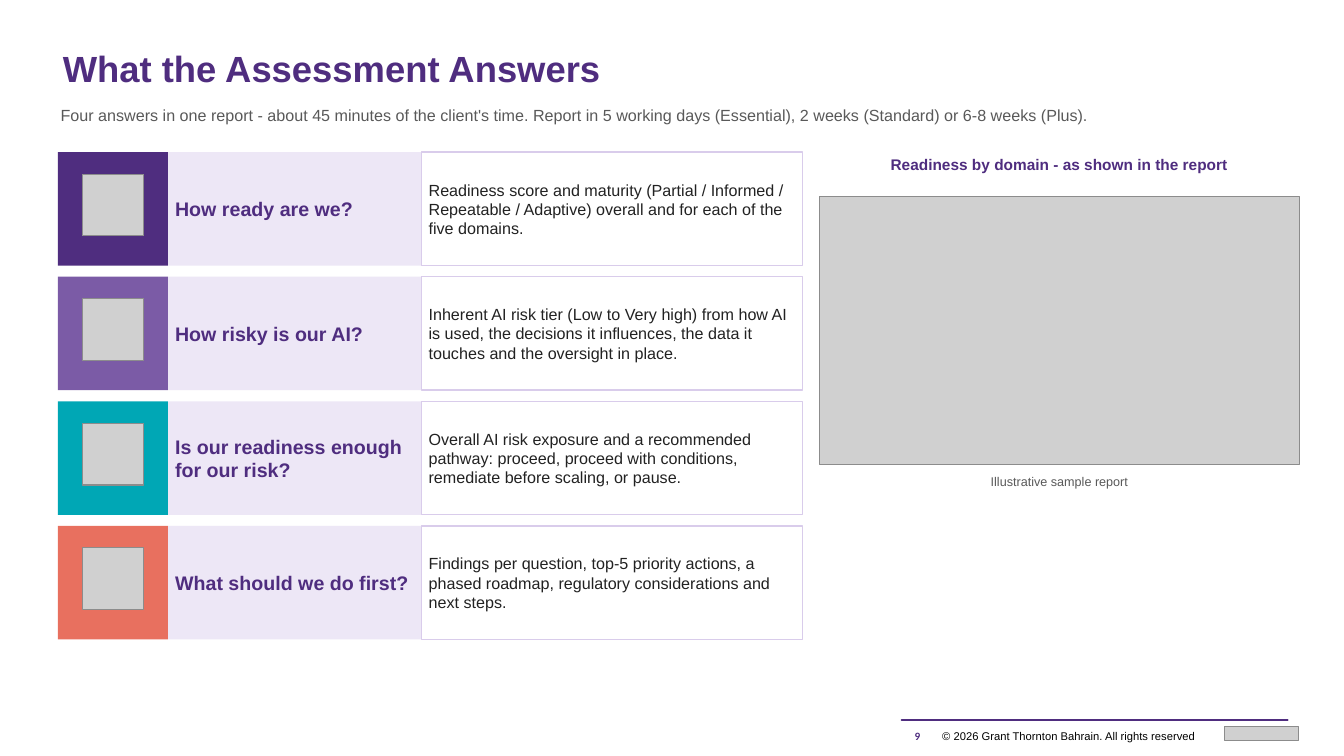
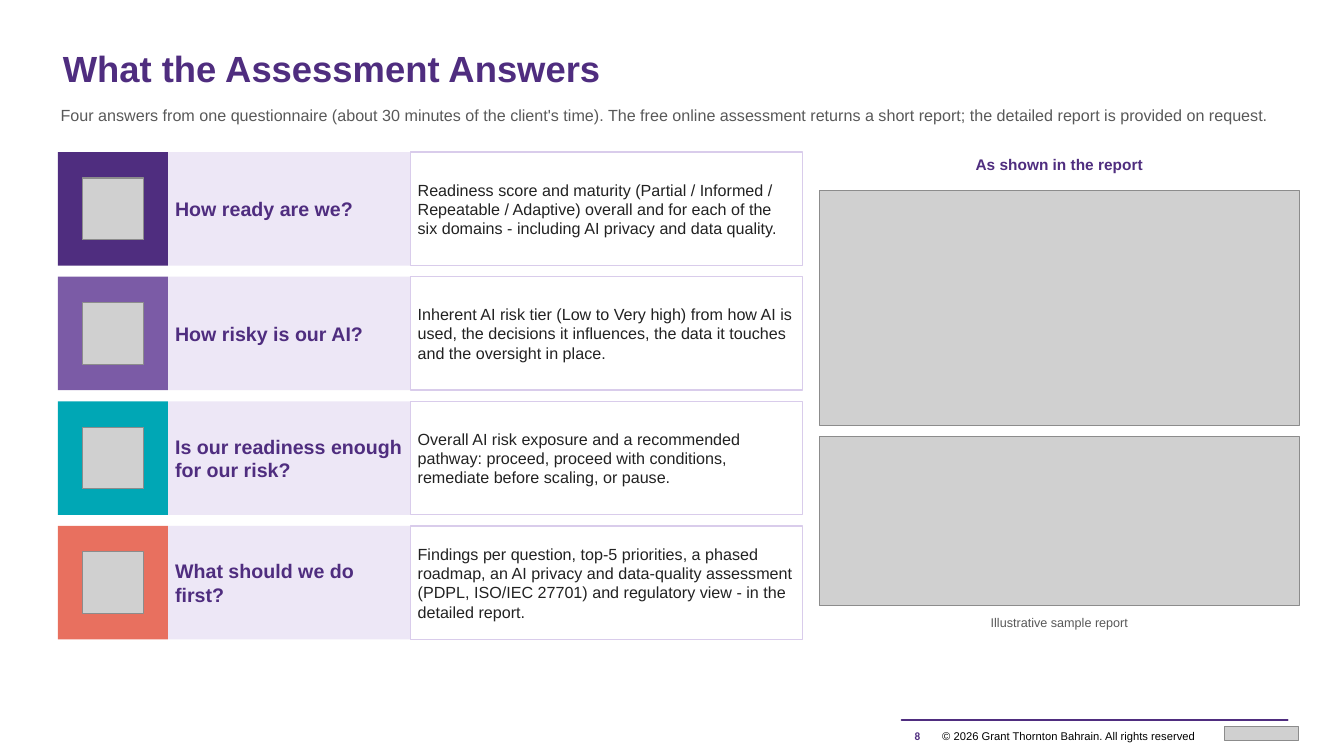
Before and after one commit to mahekdevangtrivedi-wq/GT-AI-Service-Line, a slide deck: slide 8 of 01_AI_Governance_Risk_Compliance/1.3_AI_Readiness_Assessment_Tool/GT_AI_Readiness_Assessment_Proposal.pptx (slide 9 before the commit). Drawn at 1344x756 pixels with LibreOffice and Linux fonts; fonts in the diff are those of the drawing; grey boxes stand for pictures. Boxes give left, top, right and bottom in pixels: in the first picture for what was removed or moved away, otherwise in the second. Text is boxed around its words. In the diff, an @@ line names an element or a change of style, - is before the commit and + after.

```diff
--- a/01_AI_Governance_Risk_Compliance/1.3_AI_Readiness_Assessment_Tool/GT_AI_Readiness_Assessment_Proposal.pptx
+++ b/01_AI_Governance_Risk_Compliance/1.3_AI_Readiness_Assessment_Tool/GT_AI_Readiness_Assessment_Proposal.pptx
@@ text at <box>61,109,1267,125</box>: text changed @@
-Four answers in one report - about 45 minutes of the client's time. Report in 5 working days (Essential), 2 weeks (Standard) or 6-8 weeks (Plus).
+Four answers from one questionnaire (about 30 minutes of the client's time). The free online assessment returns a short report; the detailed report is provided on request.
@@ rectangle "How ready are we?": place and size @@
-rectangle "How ready are we?" at <box>168,152,422,266</box>
+rectangle "How ready are we?" at <box>168,152,411,266</box>
@@ rectangle "Readiness score and maturity (Partial ...": place and size @@
-rectangle "Readiness score and maturity (Partial ..." at <box>421,152,803,266</box>
+rectangle "Readiness score and maturity (Partial ..." at <box>410,152,803,266</box>
@@ text at <box>976,159,1143,173</box>: text changed @@
-Readiness by domain - as shown in the report
+As shown in the report
@@ text in rectangle at <box>418,184,777,238</box>: text changed @@
-Readiness score and maturity (Partial / Informed / Repeatable / Adaptive) overall and for each of the five domains.
+Readiness score and maturity (Partial / Informed / Repeatable / Adaptive) overall and for each of the six domains - including AI privacy and data quality.
@@ picture: place and size @@
-picture at <box>820,197,1300,465</box>
+picture at <box>820,191,1300,425</box>
@@ rectangle "How risky is our AI?": place and size @@
-rectangle "How risky is our AI?" at <box>168,276,422,390</box>
+rectangle "How risky is our AI?" at <box>168,276,411,390</box>
@@ rectangle "Inherent AI risk tier (Low ...": place and size @@
-rectangle "Inherent AI risk tier (Low ..." at <box>421,276,803,390</box>
+rectangle "Inherent AI risk tier (Low ..." at <box>410,276,803,390</box>
@@ rectangle "Is our readiness enough for ...": place and size @@
-rectangle "Is our readiness enough for ..." at <box>168,401,422,515</box>
+rectangle "Is our readiness enough for ..." at <box>168,401,411,515</box>
@@ rectangle "Overall AI risk exposure and ...": place and size @@
-rectangle "Overall AI risk exposure and ..." at <box>421,401,803,515</box>
+rectangle "Overall AI risk exposure and ..." at <box>410,401,803,515</box>
@@ 4 pictures: place and size @@
-4 pictures at <box>82,174,143,610</box>
+4 pictures at <box>82,178,143,613</box>
@@ picture added at <box>820,437,1300,606</box> @@
@@ rectangle "What should we do first?": place and size @@
-rectangle "What should we do first?" at <box>168,526,422,640</box>
+rectangle "What should we do first?" at <box>168,526,411,640</box>
@@ rectangle "Findings per question, top-5 priorities, ...": place and size @@
-rectangle "Findings per question, top-5 priorities, ..." at <box>421,526,803,640</box>
+rectangle "Findings per question, top-5 priorities, ..." at <box>410,526,803,640</box>
@@ text in rectangle at <box>418,548,792,621</box>: text changed @@
-Findings per question, top-5 priority actions, a phased roadmap, regulatory considerations and next steps.
+Findings per question, top-5 priorities, a phased roadmap, an AI privacy and data-quality assessment (PDPL, ISO/IEC 27701) and regulatory view - in the detailed report.
@@ text "Illustrative sample report": place and size @@
-text "Illustrative sample report" at <box>991,477,1128,489</box>
+text "Illustrative sample report" at <box>991,618,1128,630</box>
```
Also in this commit, not shown: 14 other slides changed, 2 slides added, 2 slides removed, 33 other files.
